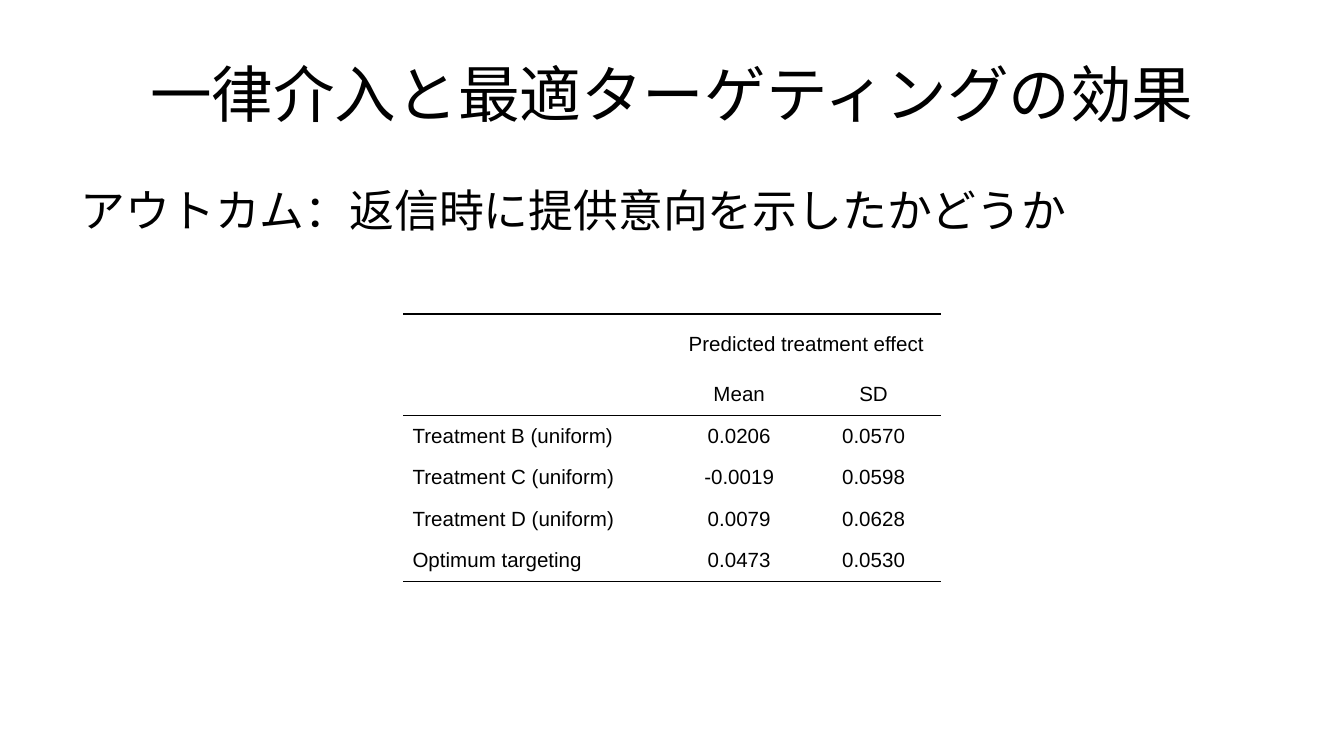
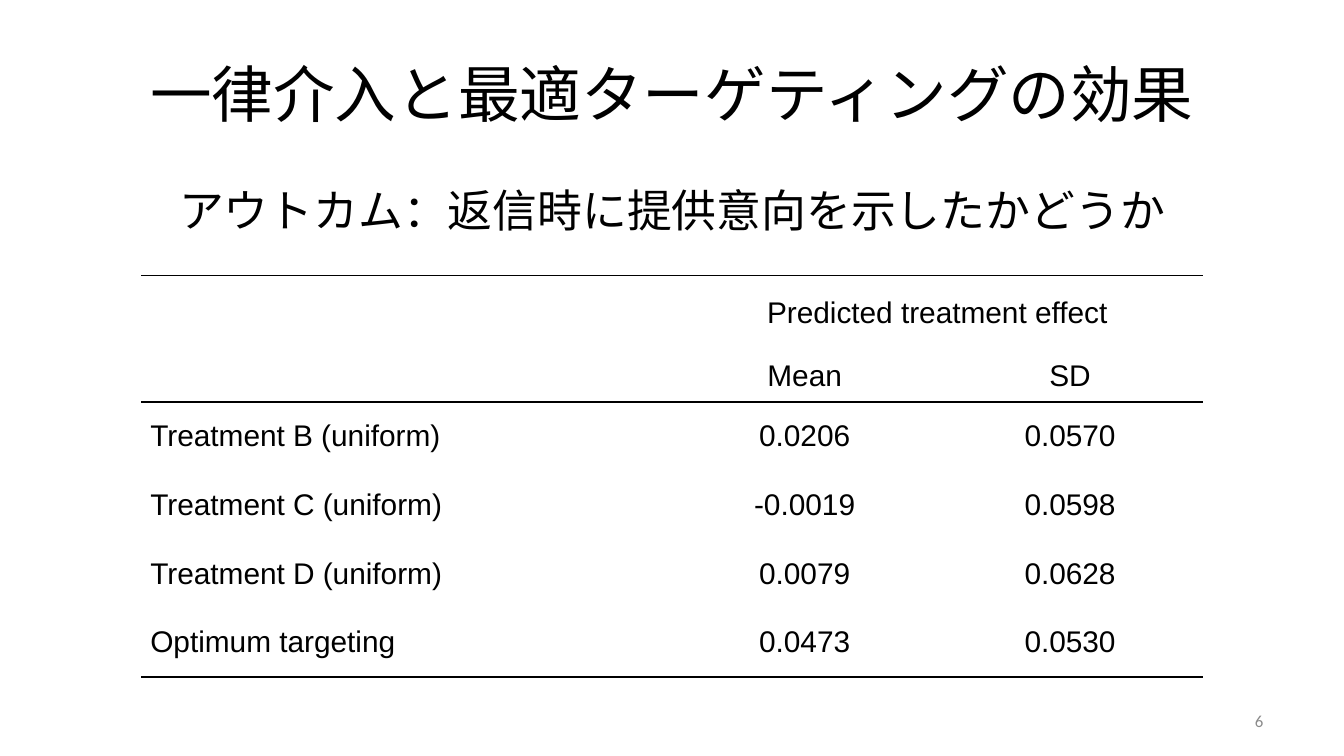
Before and after one commit to JMDP-behavioral-economics/RCT-Nudge, a slide deck: slide 6 of targeting.pptx (slide 2 before the commit). Drawn at 1344x756 pixels with LibreOffice and Linux fonts; fonts in the diff are those of the drawing. Boxes give left, top, right and bottom in pixels: in the first picture for what was removed or moved away, otherwise in the second. Text is boxed around its words. In the diff, an @@ line names an element or a change of style, - is before the commit and + after.

```diff
--- a/targeting.pptx
+++ b/targeting.pptx
@@ text "アウトカム：返信時に提供意向を示したかどうか" at box(179, 189, 1165, 231): alignment left to centre @@
@@ table at box(141, 276, 1204, 680) @@
@@ size 11 to 16 pt @@
@@ table: place and size @@
-table at box(403, 314, 941, 581)
+table at box(141, 276, 1204, 680)
@@ page number added at box(1255, 715, 1264, 727), 9 pt, text #8C8C8C @@
+6
```
Also in this commit, not shown: 2 other slides changed, 4 slides added.
